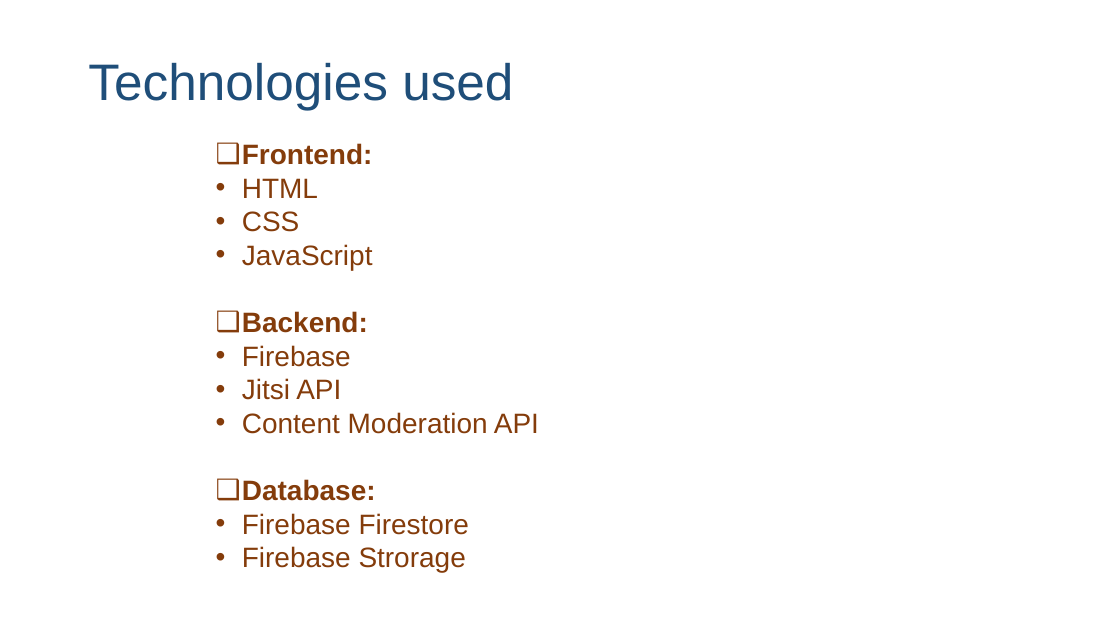
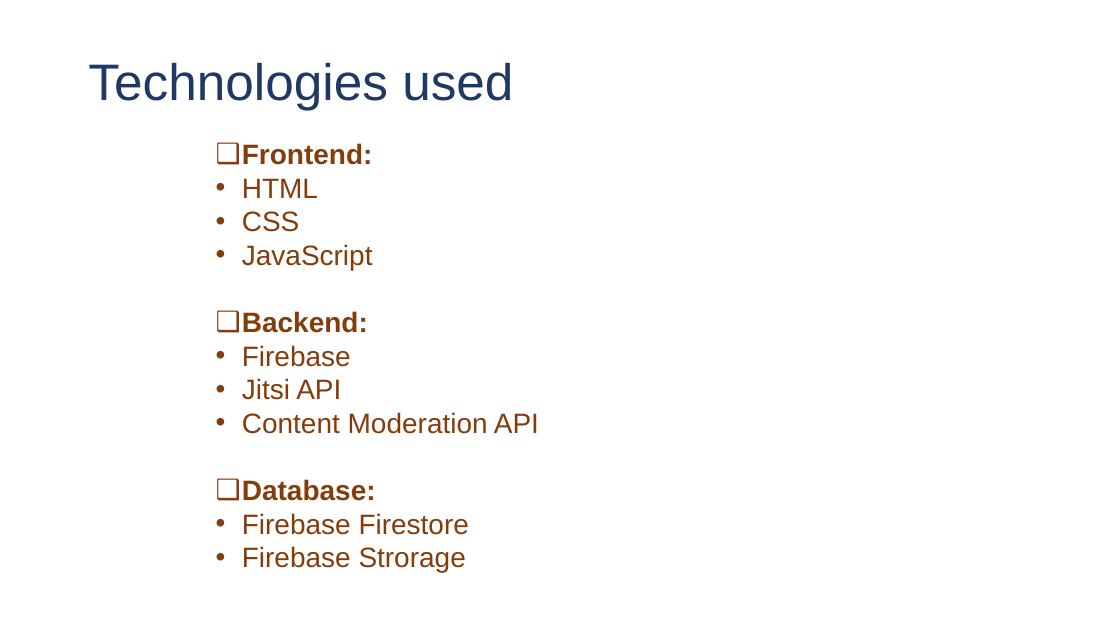
Before and after one commit to Samy2206/DoubtMate, a slide deck: slide 4 of DoubtMate Docs/DM_PPT.pptx. Drawn at 1120x630 pixels with LibreOffice and Linux fonts; fonts in the diff are those of the drawing; background and template pictures are left out. Boxes give left, top, right and bottom in pixels: in the first picture for what was removed or moved away, otherwise in the second. Text is boxed around its words. In the diff, an @@ line names an element or a change of style, - is before the commit and + after.

Commit message:
PPT Updated

```diff
--- a/DoubtMate Docs/DM_PPT.pptx
+++ b/DoubtMate Docs/DM_PPT.pptx
@@ text "Technologies used" at (88, 62, 513, 110): text colour #1F4E79 to #203864 @@
```
Also in this commit, not shown: 1 slide added, 1 other file.
